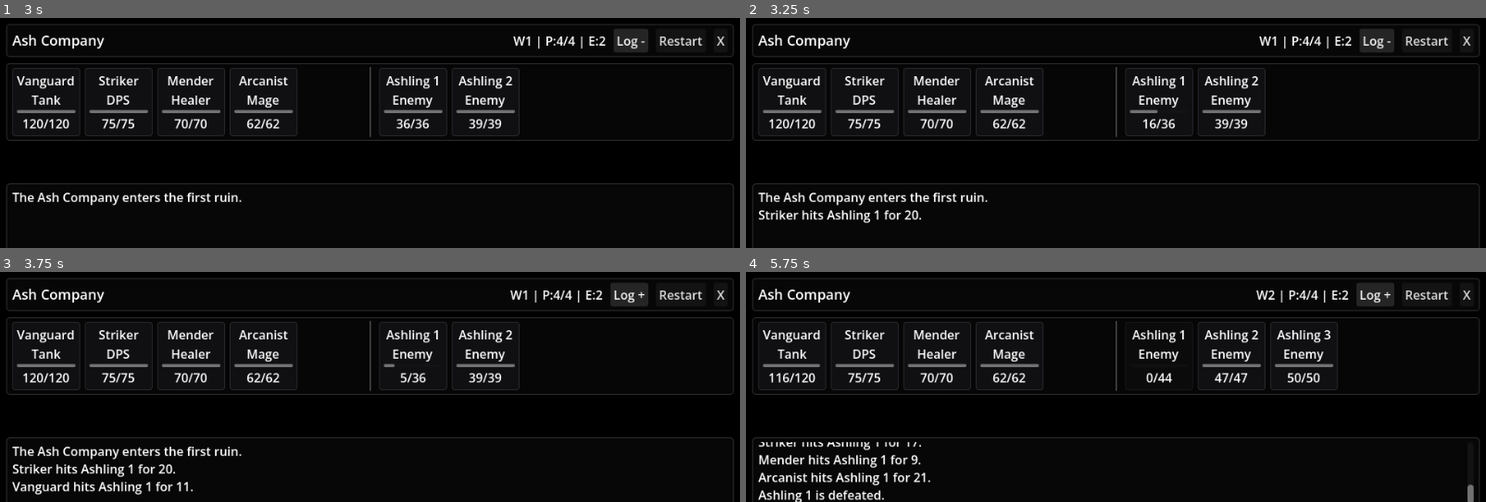
Above: before the commit, frames 1-4 (two rows, left to right).
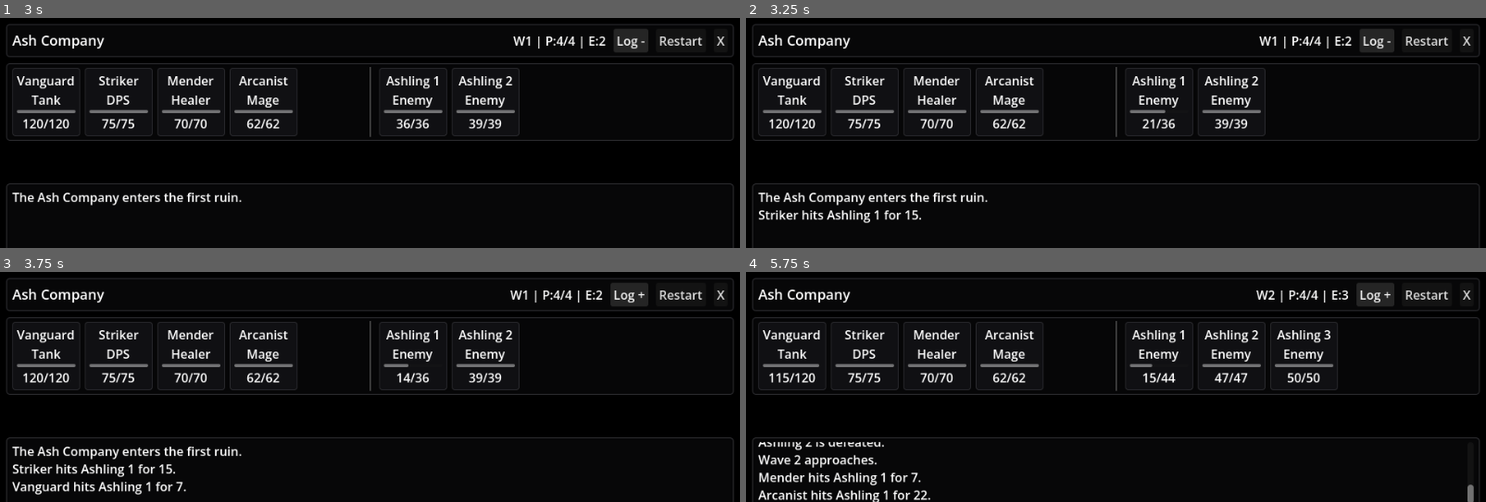
Above: after the commit, the same moments.

Repository: andrePfeiffer/ash-company
Game: Godot game, scene res://scenes/main.tscn
Same seed, same stepped clock (60 frames per second), same inputs: the game is played once before the commit and once after it.
Inputs:
- Up to frame 1 (3 s): click "Restart" at 0.5 s; click "Restart" at 1.25 s; click "Restart" at 2 s; click "Log +" at 2.75 s
- Up to frame 2 (3.25 s): no input
- Up to frame 3 (3.75 s): click "Log -" at 3.5 s
- Up to frame 4 (5.75 s): click "Log +" at 4.25 s; click "Log -" at 5 s

Frame 1 is identical in both runs. In frame 2, 0.1% of the frame differs, in the area x 21-57%, y 39-88%; in frame 3, 0.3%; in frame 4, 2.4%, in the area x 1-82%, y 8-100%.

Commit message:
Extract combat system into scripts

Diff:
--- /dev/null
+++ b/scripts/combat/combat_system.gd
@@ -0,0 +1,179 @@
+extends RefCounted
+class_name CombatSystem
+
+const CombatantScript := preload("res://scripts/combat/combatant.gd")
+
+# CombatSystem owns the current run state: party, enemies, wave, and combat log.
+# It does not know anything about UI nodes. Main.gd asks this object for data
+# and decides how that data should be displayed.
+
+var party: Array[Combatant] = []
+var enemies: Array[Combatant] = []
+var wave: int = 1
+var combat_started: bool = false
+var log_entries: Array[String] = []
+
+var max_log_lines: int = 80
+
+
+func _init(_max_log_lines: int = 80) -> void:
+	max_log_lines = _max_log_lines
+
+
+func start_new_run() -> void:
+	wave = 1
+	log_entries.clear()
+
+	# Four fixed archetypes for the first MVP.
+	# Builds/items will make them flexible later, but the base roles stay readable.
+	party = [
+		CombatantScript.new("Vanguard", "Tank", 120, 9, 5, 0, 1.4),
+		CombatantScript.new("Striker", "DPS", 75, 17, 1, 0, 1.0),
+		CombatantScript.new("Mender", "Healer", 70, 7, 1, 15, 1.7),
+		CombatantScript.new("Arcanist", "Mage", 62, 20, 0, 0, 1.8),
+	]
+
+	spawn_wave(wave)
+	combat_started = true
+	push_log("The Ash Company enters the first ruin.")
+
+
+func tick(delta: float) -> bool:
+	# Returns true when combat state changed and the UI should refresh.
+	if not combat_started:
+		return false
+
+	# Lose condition: every party member is dead.
+	if get_alive(party).is_empty():
+		combat_started = false
+		push_log("The Ash Company fell on wave %s." % wave)
+		return true
+
+	# Wave clear: all enemies are dead, then the next wave starts immediately.
+	if get_alive(enemies).is_empty():
+		wave += 1
+		spawn_wave(wave)
+		push_log("Wave %s approaches." % wave)
+		return true
+
+	var changed := false
+
+	# Party members act automatically when their action timer reaches their speed value.
+	for hero in get_alive(party):
+		hero.action_timer += delta
+		if hero.action_timer >= hero.speed:
+			hero.action_timer = 0.0
+			party_action(hero)
+			changed = true
+
+	# Enemies use the same timer system as the party.
+	for enemy in get_alive(enemies):
+		enemy.action_timer += delta
+		if enemy.action_timer >= enemy.speed:
+			enemy.action_timer = 0.0
+			enemy_action(enemy)
+			changed = true
+
+	return changed
+
+
+func spawn_wave(current_wave: int) -> void:
+	# Enemy count slowly increases, but is capped so the UI stays readable.
+	var enemy_count := mini(2 + int(current_wave / 2), 5)
+	enemies.clear()
+
+	for index in enemy_count:
+		var hp := 28 + current_wave * 8 + index * 3
+		var atk := 5 + current_wave * 2
+		var def := int(current_wave / 3)
+		var speed := maxf(0.8, 1.8 - current_wave * 0.03)
+		enemies.append(CombatantScript.new("Ashling %s" % (index + 1), "Enemy", hp, atk, def, 0, speed, true))
+
+
+func party_action(hero: Combatant) -> void:
+	# Mender tries to heal before attacking.
+	# The 72% threshold is arbitrary for now; later this can become a build/stat setting.
+	if hero.display_name == "Mender":
+		var wounded := get_most_wounded_ally()
+		if wounded != null and wounded.hp_percent() < 0.72:
+			var amount := hero.heal_power + randi_range(0, 4)
+			wounded.heal(amount)
+			push_log("Mender heals %s for %s." % [wounded.display_name, amount])
+			return
+
+	# Everyone else attacks the first living enemy.
+	# Later we can add targeting rules such as lowest HP, highest threat, marked target, etc.
+	var target := get_first_alive(enemies)
+	if target == null:
+		return
+
+	var damage := calculate_damage(hero.attack, target.defense)
+	target.receive_damage(damage)
+	push_log("%s hits %s for %s." % [hero.display_name, target.display_name, damage])
+
+	if not target.is_alive():
+		push_log("%s is defeated." % target.display_name)
+
+
+func enemy_action(enemy: Combatant) -> void:
+	var target := get_enemy_target()
+	if target == null:
+		return
+
+	var damage := calculate_damage(enemy.attack, target.defense)
+	target.receive_damage(damage)
+	push_log("%s strikes %s for %s." % [enemy.display_name, target.display_name, damage])
+
+	if not target.is_alive():
+		push_log("%s has fallen." % target.display_name)
+
+
+func calculate_damage(raw_attack: int, target_defense: int) -> int:
+	# Small random variance keeps the log from feeling too mechanical.
+	var variance := randi_range(-2, 3)
+	return maxi(1, raw_attack + variance - target_defense)
+
+
+func get_enemy_target() -> Combatant:
+	# Enemies prefer the Vanguard while he is alive.
+	# This gives us the first version of a tank/aggro system.
+	for hero in party:
+		if hero.display_name == "Vanguard" and hero.is_alive():
+			return hero
+	return get_first_alive(party)
+
+
+func get_most_wounded_ally() -> Combatant:
+	var alive_party := get_alive(party)
+	if alive_party.is_empty():
+		return null
+
+	# Sort by HP percentage, not raw HP.
+	# Example: 30/60 is more wounded than 50/120.
+	alive_party.sort_custom(func(a: Combatant, b: Combatant) -> bool:
+		return a.hp_percent() < b.hp_percent()
+	)
+	return alive_party[0]
+
+
+func get_first_alive(combatants: Array[Combatant]) -> Combatant:
+	for combatant in combatants:
+		if combatant.is_alive():
+			return combatant
+	return null
+
+
+func get_alive(combatants: Array[Combatant]) -> Array[Combatant]:
+	var alive: Array[Combatant] = []
+	for combatant in combatants:
+		if combatant.is_alive():
+			alive.append(combatant)
+	return alive
+
+
+func push_log(message: String) -> void:
+	# New messages go to the bottom.
+	# This matches the scrollbar behavior: the log follows the newest line.
+	log_entries.push_back(message)
+	if log_entries.size() > max_log_lines:
+		log_entries.pop_front()
--- /dev/null
+++ b/scripts/combat/combatant.gd
@@ -0,0 +1,66 @@
+extends RefCounted
+class_name Combatant
+
+# Combatant is a small data object used by the combat system.
+# It does not know anything about UI, scenes, cards, or windows.
+
+# Display data.
+var display_name: String
+var role: String
+
+# Combat stats.
+var max_hp: int
+var hp: int
+var attack: int
+var defense: int
+var heal_power: int
+var speed: float
+
+# Runtime state.
+var action_timer: float = 0.0
+var is_enemy: bool = false
+
+
+func _init(
+	_display_name: String,
+	_role: String,
+	_max_hp: int,
+	_attack: int,
+	_defense: int,
+	_heal_power: int,
+	_speed: float,
+	_is_enemy: bool = false
+) -> void:
+	display_name = _display_name
+	role = _role
+	max_hp = _max_hp
+	hp = _max_hp
+	attack = _attack
+	defense = _defense
+	heal_power = _heal_power
+	speed = _speed
+	is_enemy = _is_enemy
+
+
+func is_alive() -> bool:
+	return hp > 0
+
+
+func hp_text() -> String:
+	return "%s/%s" % [hp, max_hp]
+
+
+func hp_percent() -> float:
+	if max_hp <= 0:
+		return 0.0
+	return float(hp) / float(max_hp)
+
+
+func receive_damage(amount: int) -> void:
+	# Keep HP clamped so UI and combat rules never see negative health.
+	hp = maxi(0, hp - amount)
+
+
+func heal(amount: int) -> void:
+	# Keep HP clamped so healing cannot exceed maximum health.
+	hp = mini(max_hp, hp + amount)
--- a/scripts/main.gd
+++ b/scripts/main.gd
@@ -1,56 +1,11 @@
 extends Control
 
-# This MVP still keeps combat and UI behavior in one file, but the main UI
-# layout now lives in scenes/main.tscn and combatant cards live in their own
-# scene. That keeps this script focused on game behavior instead of manually
-# creating every panel, label, and button.
-# Later we will split this into smaller scripts, such as Combatant.gd,
-# CombatSystem.gd, and CombatLog.gd.
-
-class Combatant:
-	# Display data.
-	var display_name: String
-	var role: String
-
-	# Combat stats.
-	var max_hp: int
-	var hp: int
-	var attack: int
-	var defense: int
-	var heal_power: int
-	var speed: float
-
-	# Runtime state.
-	var action_timer: float = 0.0
-	var is_enemy: bool = false
-
-	func _init(
-		_display_name: String,
-		_role: String,
-		_max_hp: int,
-		_attack: int,
-		_defense: int,
-		_heal_power: int,
-		_speed: float,
-		_is_enemy: bool = false
-	) -> void:
-		display_name = _display_name
-		role = _role
-		max_hp = _max_hp
-		hp = _max_hp
-		attack = _attack
-		defense = _defense
-		heal_power = _heal_power
-		speed = _speed
-		is_enemy = _is_enemy
-
-	func is_alive() -> bool:
-		return hp > 0
-
-	func hp_text() -> String:
-		return "%s/%s" % [hp, max_hp]
-
-
+# Main.gd now focuses on window behavior and UI updates.
+# Combat rules and combatant data live in scripts/combat/.
+# Card layout lives in scenes/combatant_card.tscn.
+# Later we can split window behavior into its own script too.
+
+const COMBAT_SYSTEM_SCRIPT := preload("res://scripts/combat/combat_system.gd")
 const COMBATANT_CARD_SCENE := preload("res://scenes/combatant_card.tscn")
 
 const INITIAL_WINDOW_SIZE := Vector2i(960, 300)
@@ -63,10 +18,8 @@
 const LOG_EXPANDED_HEIGHT := 300.0
 const MAX_LOG_LINES := 80
 
-var party: Array[Combatant] = []
-var enemies: Array[Combatant] = []
-var wave: int = 1
-var combat_started: bool = false
+# Combat state is owned by CombatSystem.
+var combat_system: CombatSystem
 
 # UI references from scenes/main.tscn.
 # The % syntax works because those scene nodes are marked as unique names.
@@ -90,12 +43,10 @@
 var drag_mouse_start := Vector2i.ZERO
 var drag_window_start := Vector2i.ZERO
 
-# The log keeps more lines than the visible area.
-# RichTextLabel will provide the scrollbar.
-var combat_log: Array[String] = []
-
 
 func _ready() -> void:
+	combat_system = COMBAT_SYSTEM_SCRIPT.new(MAX_LOG_LINES)
+
 	setup_window()
 	configure_scene_ui()
 	connect_ui_signals()
@@ -122,39 +73,13 @@
 
 
 func _process(delta: float) -> void:
-	if not combat_started:
-		return
-
-	# Lose condition: every party member is dead.
-	if get_alive(party).is_empty():
-		combat_started = false
-		push_log("The Ash Company fell on wave %s." % wave)
+	if combat_system == null:
+		return
+
+	# CombatSystem returns true only when something changed.
+	# That keeps Main.gd from rebuilding the UI more often than needed.
+	if combat_system.tick(delta):
 		update_ui()
-		return
-
-	# Wave clear: all enemies are dead, then the next wave starts immediately.
-	if get_alive(enemies).is_empty():
-		wave += 1
-		spawn_wave(wave)
-		push_log("Wave %s approaches." % wave)
-		update_ui()
-		return
-
-	# Party members act automatically when their action timer reaches their speed value.
-	for hero in get_alive(party):
-		hero.action_timer += delta
-		if hero.action_timer >= hero.speed:
-			hero.action_timer = 0.0
-			party_action(hero)
-
-	# Enemies use the same timer system as the party.
-	for enemy in get_alive(enemies):
-		enemy.action_timer += delta
-		if enemy.action_timer >= enemy.speed:
-			enemy.action_timer = 0.0
-			enemy_action(enemy)
-
-	update_ui()
 
 
 func setup_window() -> void:
@@ -306,127 +231,27 @@
 
 
 func start_new_run() -> void:
-	wave = 1
-	combat_log.clear()
-
-	# Four fixed archetypes for the first MVP.
-	# Builds/items will make them flexible later, but the base roles stay readable.
-	party = [
-		Combatant.new("Vanguard", "Tank", 120, 9, 5, 0, 1.4),
-		Combatant.new("Striker", "DPS", 75, 17, 1, 0, 1.0),
-		Combatant.new("Mender", "Healer", 70, 7, 1, 15, 1.7),
-		Combatant.new("Arcanist", "Mage", 62, 20, 0, 0, 1.8),
+	combat_system.start_new_run()
+	update_ui()
+
+
+func update_ui() -> void:
+	if combat_system == null:
+		return
+
+	status_label.text = "W%s | P:%s/4 | E:%s" % [
+		combat_system.wave,
+		combat_system.get_alive(combat_system.party).size(),
+		combat_system.get_alive(combat_system.enemies).size(),
 	]
 
-	spawn_wave(wave)
-	combat_started = true
-	push_log("The Ash Company enters the first ruin.")
-	update_ui()
-
-
-func spawn_wave(current_wave: int) -> void:
-	# Enemy count slowly increases, but is capped so the UI stays readable.
-	var enemy_count := mini(2 + int(current_wave / 2), 5)
-	enemies.clear()
-
-	for index in enemy_count:
-		var hp := 28 + current_wave * 8 + index * 3
-		var atk := 5 + current_wave * 2
-		var def := int(current_wave / 3)
-		var speed := maxf(0.8, 1.8 - current_wave * 0.03)
-		enemies.append(Combatant.new("Ashling %s" % (index + 1), "Enemy", hp, atk, def, 0, speed, true))
-
-
-func party_action(hero: Combatant) -> void:
-	# Mender tries to heal before attacking.
-	# The 72% threshold is arbitrary for now; later this can become a build/stat setting.
-	if hero.display_name == "Mender":
-		var wounded := get_most_wounded_ally()
-		if wounded != null and wounded.hp < wounded.max_hp * 0.72:
-			var amount := hero.heal_power + randi_range(0, 4)
-			wounded.hp = mini(wounded.max_hp, wounded.hp + amount)
-			push_log("Mender heals %s for %s." % [wounded.display_name, amount])
-			return
-
-	# Everyone else attacks the first living enemy.
-	# Later we can add targeting rules such as lowest HP, highest threat, marked target, etc.
-	var target := get_first_alive(enemies)
-	if target == null:
-		return
-
-	var damage := calculate_damage(hero.attack, target.defense)
-	target.hp = maxi(0, target.hp - damage)
-	push_log("%s hits %s for %s." % [hero.display_name, target.display_name, damage])
-
-	if not target.is_alive():
-		push_log("%s is defeated." % target.display_name)
-
-
-func enemy_action(enemy: Combatant) -> void:
-	var target := get_enemy_target()
-	if target == null:
-		return
-
-	var damage := calculate_damage(enemy.attack, target.defense)
-	target.hp = maxi(0, target.hp - damage)
-	push_log("%s strikes %s for %s." % [enemy.display_name, target.display_name, damage])
-
-	if not target.is_alive():
-		push_log("%s has fallen." % target.display_name)
-
-
-func calculate_damage(raw_attack: int, target_defense: int) -> int:
-	# Small random variance keeps the log from feeling too mechanical.
-	var variance := randi_range(-2, 3)
-	return maxi(1, raw_attack + variance - target_defense)
-
-
-func get_enemy_target() -> Combatant:
-	# Enemies prefer the Vanguard while he is alive.
-	# This gives us the first version of a tank/aggro system.
-	for hero in party:
-		if hero.display_name == "Vanguard" and hero.is_alive():
-			return hero
-	return get_first_alive(party)
-
-
-func get_most_wounded_ally() -> Combatant:
-	var alive_party := get_alive(party)
-	if alive_party.is_empty():
-		return null
-
-	# Sort by HP percentage, not raw HP.
-	# Example: 30/60 is more wounded than 50/120.
-	alive_party.sort_custom(func(a: Combatant, b: Combatant) -> bool:
-		return float(a.hp) / float(a.max_hp) < float(b.hp) / float(b.max_hp)
-	)
-	return alive_party[0]
-
-
-func get_first_alive(combatants: Array[Combatant]) -> Combatant:
-	for combatant in combatants:
-		if combatant.is_alive():
-			return combatant
-	return null
-
-
-func get_alive(combatants: Array[Combatant]) -> Array[Combatant]:
-	var alive: Array[Combatant] = []
-	for combatant in combatants:
-		if combatant.is_alive():
-			alive.append(combatant)
-	return alive
-
-
-func update_ui() -> void:
-	status_label.text = "W%s | P:%s/4 | E:%s" % [wave, get_alive(party).size(), get_alive(enemies).size()]
-	rebuild_combatant_cards(party_box, party)
-	rebuild_combatant_cards(enemy_box, enemies)
-	log_label.text = "\n".join(combat_log)
+	rebuild_combatant_cards(party_box, combat_system.party)
+	rebuild_combatant_cards(enemy_box, combat_system.enemies)
+	log_label.text = "\n".join(combat_system.log_entries)
 
 
 func rebuild_combatant_cards(container: HBoxContainer, combatants: Array[Combatant]) -> void:
-	# We still rebuild the cards every frame for simplicity, but each card layout
+	# We still rebuild the cards every state update for simplicity, but each card layout
 	# now lives in its own scene. The next optimization will be to keep cards alive
 	# and only update their data when combat state changes.
 	for child in container.get_children():
@@ -442,11 +267,3 @@
 			combatant.max_hp,
 			combatant.is_alive()
 		)
-
-
-func push_log(message: String) -> void:
-	# New messages go to the bottom.
-	# This matches the scrollbar behavior: the log follows the newest line.
-	combat_log.push_back(message)
-	if combat_log.size() > MAX_LOG_LINES:
-		combat_log.pop_front()
